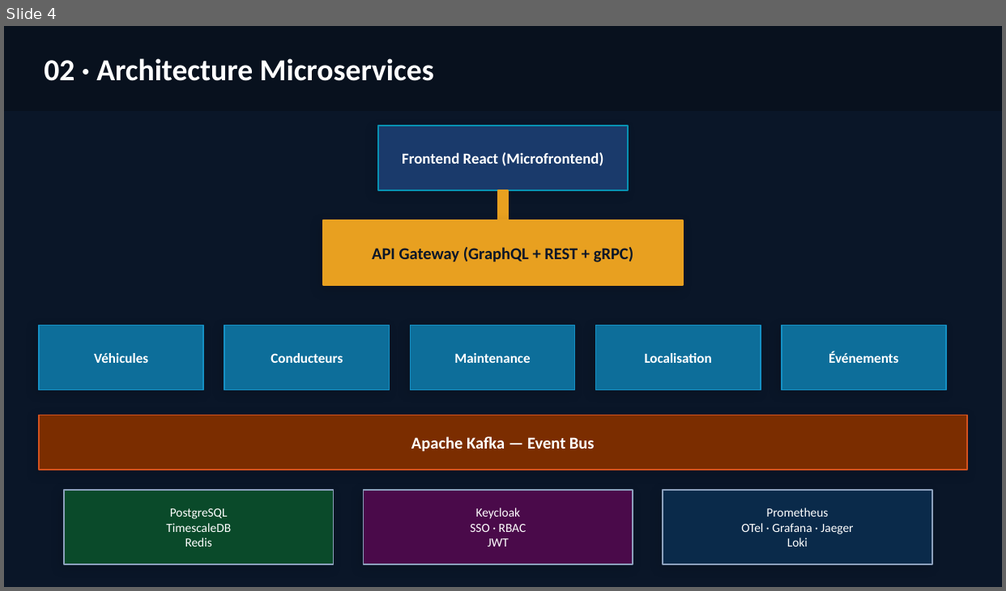
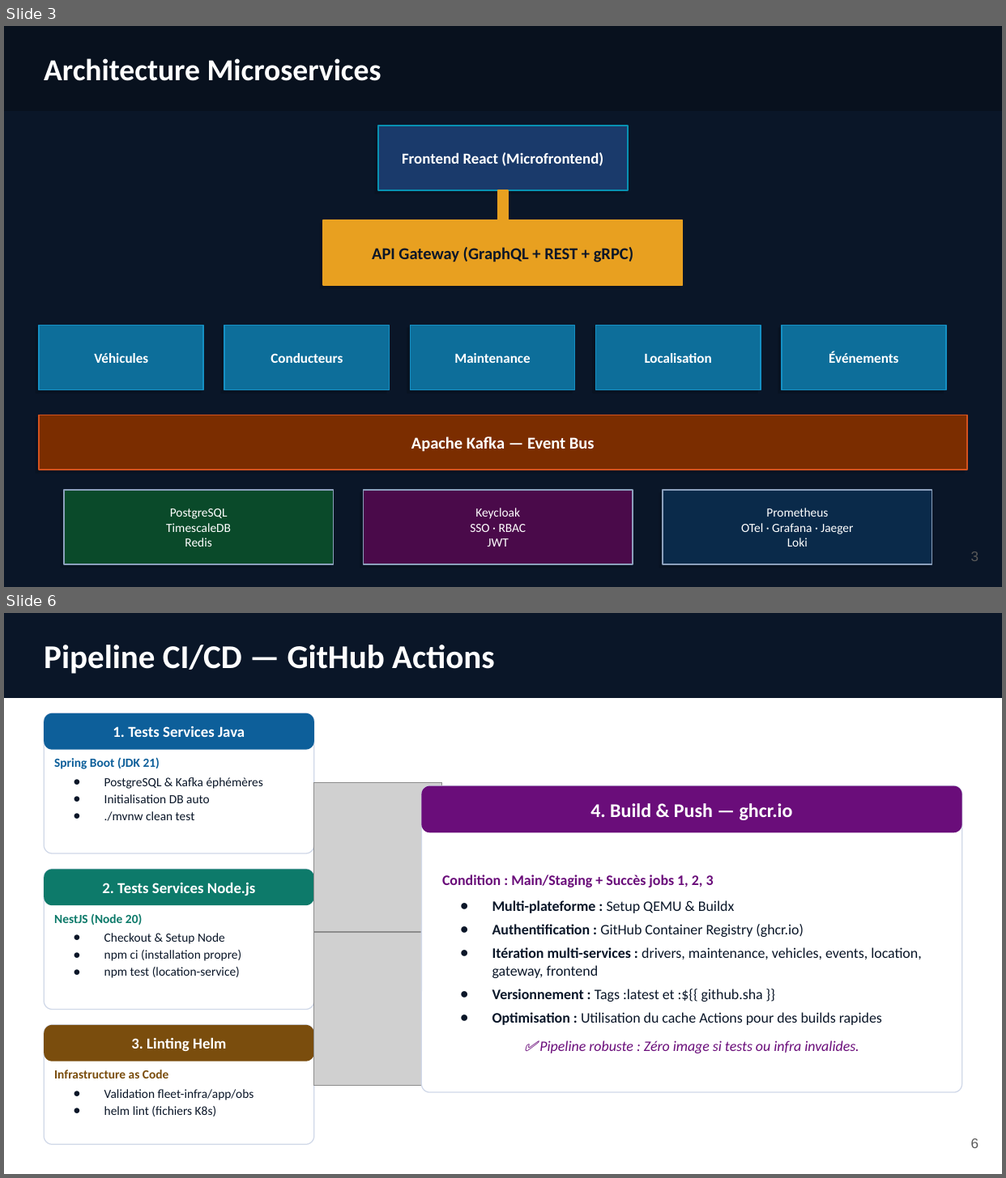
Before and after one commit to M1-ROUEN-GIL/archi-distrib-flotte-vehicules, a slide deck: docs/presentation/presentation.odp. Shown one above the other, each under a label of ours: slide 4 before the commit, slides 3 and 6 after it; the slides between them are not shown. The pictures are 1006x591 and 1006x1178 pixels, drawn with LibreOffice and Linux fonts; fonts in the diff are those of the drawing; grey boxes stand for pictures; background and template pictures are left out. Boxes give left, top, right and bottom in pixels: in the first picture for what was removed or moved away, otherwise in the second. Text is boxed around its words. In the diff, an @@ line names an element or a change of style, - is before the commit and + after.

```diff
--- a/docs/presentation/presentation.odp
+++ b/docs/presentation/presentation.odp
@@ slide 6 added at [4,613,1002,1174], background picture (left out) @@
@@ rectangle added at [4,613,1002,698], fill #0A1628, outline #0A1628 0.99 pt @@
@@ text added at [44,645,495,674], 24 pt, text #FFFFFF, bold @@
+Pipeline CI/CD — GitHub Actions
@@ group added at [44,713,962,1145]: 8 rounded rectangles, 8 texts, 3 pictures @@
+1. Tests Services Java
+Spring Boot (JDK 21)
+● PostgreSQL & Kafka éphémères
+● Initialisation DB auto
+● ./mvnw clean test
+2. Tests Services Node.js
+NestJS (Node 20)
+● Checkout & Setup Node
+● npm ci (installation propre)
+● npm test (location-service)
+3. Linting Helm
+Infrastructure as Code
+● Validation fleet-infra/app/obs
+● helm lint (fichiers K8s)
+4. Build & Push — ghcr.io
+Condition : Main/Staging + Succès jobs 1, 2, 3
+● Multi-plateforme : Setup QEMU & Buildx
+● Authentification : GitHub Container Registry (ghcr.io)
+● Itération multi-services : drivers, maintenance, vehicles, events, location, gateway, frontend
+● Versionnement : Tags :latest et :${{ github.sha }}
+● Optimisation : Utilisation du cache Actions pour des builds rapides
+✅ Pipeline robuste : Zéro image si tests ou infra invalides.
@@ page number added at [971,1139,979,1148], 10 pt, text #595959 @@
+6
@@ what was slide 4 is now slide 3 @@
@@ slide 3 changed as well @@
@@ text at [44,58,381,81]: text changed @@
-02 · Architecture Microservices
+Architecture Microservices
@@ shadow changed in 3 elements at [64,490,334,565], [364,490,633,565], [663,490,932,565] @@
@@ page number added at [971,552,979,561], 10 pt, text #595959 @@
+3
```
Also in this commit, not shown: 4 other slides changed, 4 other slides added, 6 slides removed, 3 other files.
